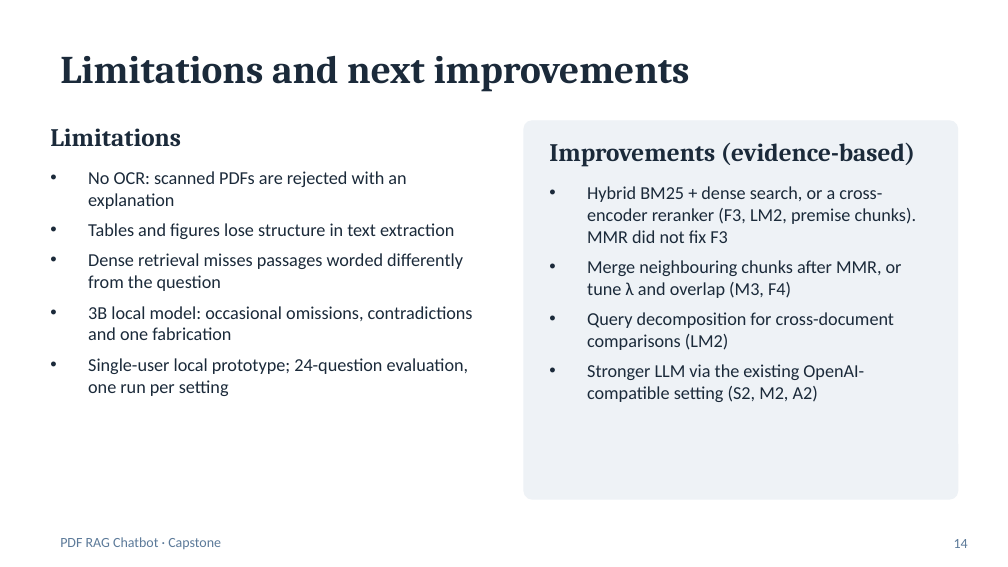
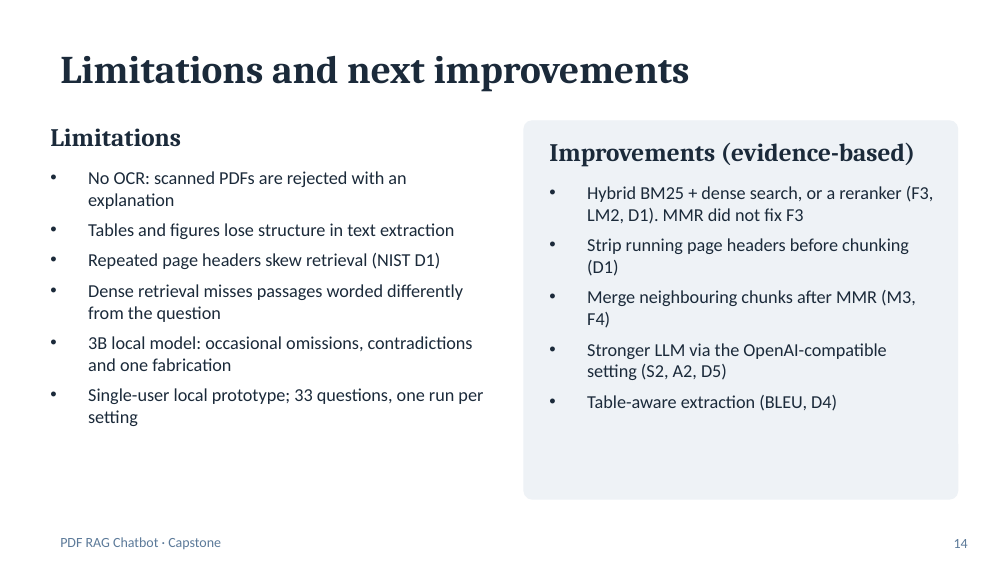
Before and after one commit to sabareesh-r23/pdf-rag-chatbot-old, a slide deck: slide 14 of docs/presentation/RAG_PDF_Chatbot_Capstone.pptx. Drawn at 1008x567 pixels with LibreOffice and Linux fonts; fonts in the diff are those of the drawing. Boxes give left, top, right and bottom in pixels: in the first picture for what was removed or moved away, otherwise in the second. Text is boxed around its words. In the diff, an @@ line names an element or a change of style, - is before the commit and + after.

```diff
--- a/docs/presentation/RAG_PDF_Chatbot_Capstone.pptx
+++ b/docs/presentation/RAG_PDF_Chatbot_Capstone.pptx
@@ text at (587, 186, 934, 411): text changed @@
-• Hybrid BM25 + dense search, or a cross-encoder reranker (F3, LM2, premise chunks). MMR did not fix F3
-• Merge neighbouring chunks after MMR, or tune λ and overlap (M3, F4)
-• Query decomposition for cross-document comparisons (LM2)
-• Stronger LLM via the existing OpenAI-compatible setting (S2, M2, A2)
+• Hybrid BM25 + dense search, or a reranker (F3, LM2, D1). MMR did not fix F3
+• Strip running page headers before chunking (D1)
+• Merge neighbouring chunks after MMR (M3, F4)
+• Stronger LLM via the OpenAI-compatible setting (S2, A2, D5)
+• Table-aware extraction (BLEU, D4)
@@ text at (88, 253, 441, 269): paragraph added @@
+• Repeated page headers skew retrieval (NIST D1)
@@ text at (88, 388, 483, 426): text changed @@
-• Single-user local prototype; 24-question evaluation, one run per setting
+• Single-user local prototype; 33 questions, one run per setting
```
Also in this commit, not shown: 2 other slides changed, 17 other files.
